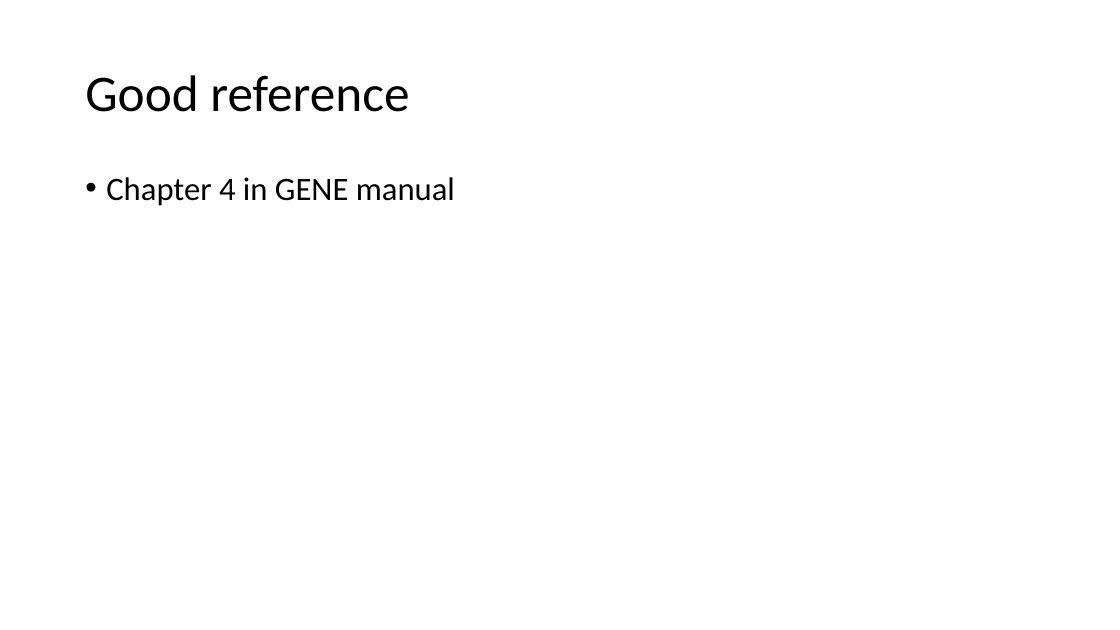
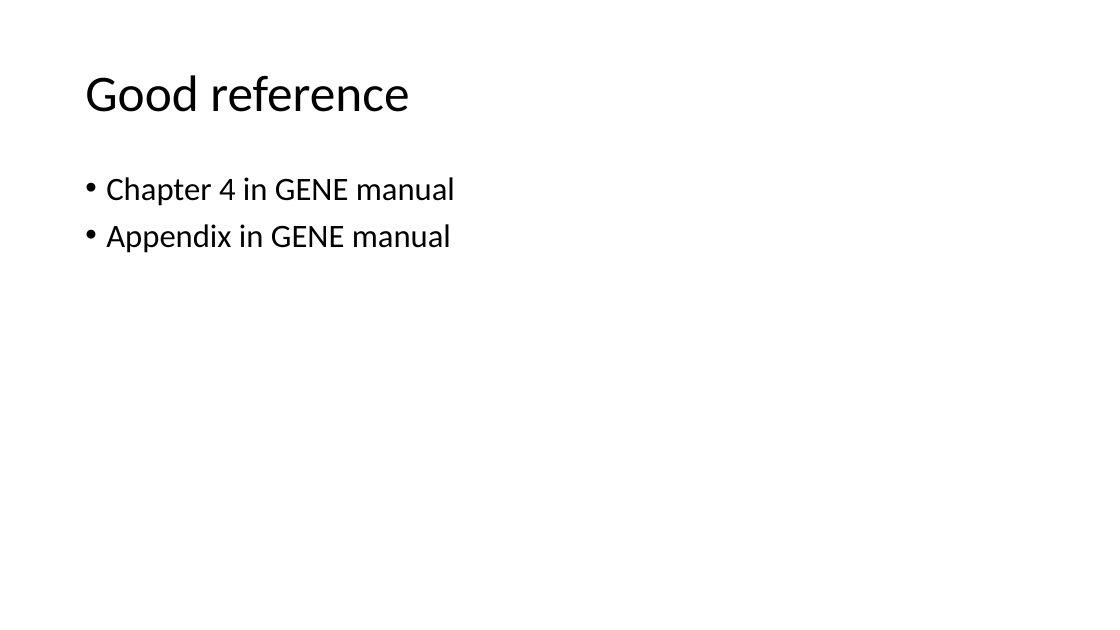
Before and after one commit to maxtcurie/Physics_Helper, a slide deck: slide 14 of Intro_to_GENE/3_Structure_of_output.pptx (slide 7 before the commit). Drawn at 1120x630 pixels with LibreOffice and Linux fonts; fonts in the diff are those of the drawing. Boxes give left, top, right and bottom in pixels: in the first picture for what was removed or moved away, otherwise in the second. Text is boxed around its words. In the diff, an @@ line names an element or a change of style, - is before the commit and + after.

```diff
--- a/Intro_to_GENE/3_Structure_of_output.pptx
+++ b/Intro_to_GENE/3_Structure_of_output.pptx
@@ text at (x1=106, y1=224, x2=451, y2=253): paragraph added @@
+• Appendix in GENE manual
```
Also in this commit, not shown: 2 other slides changed, 8 slides added, 1 slide removed, 2 other files.
